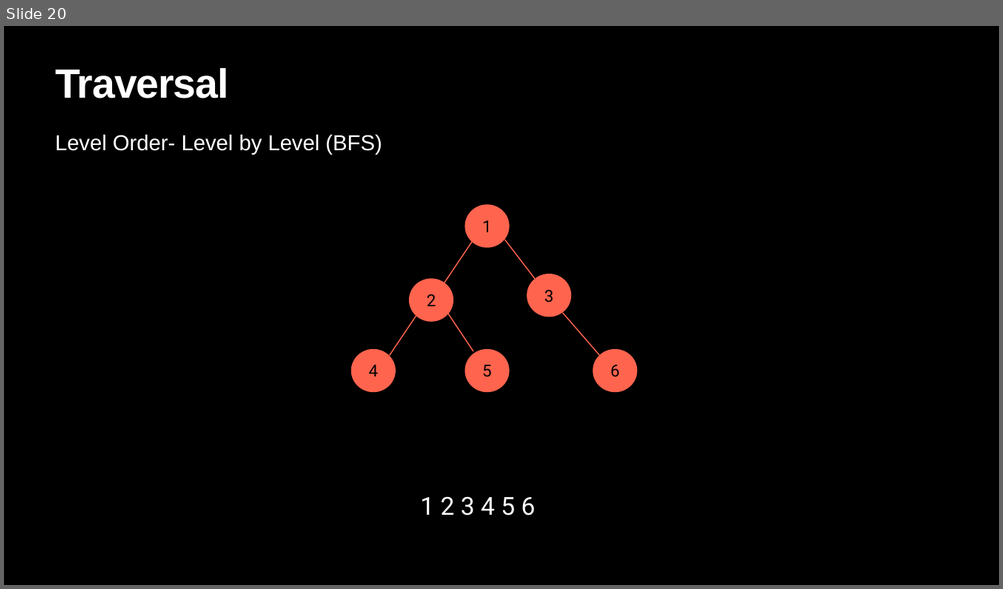
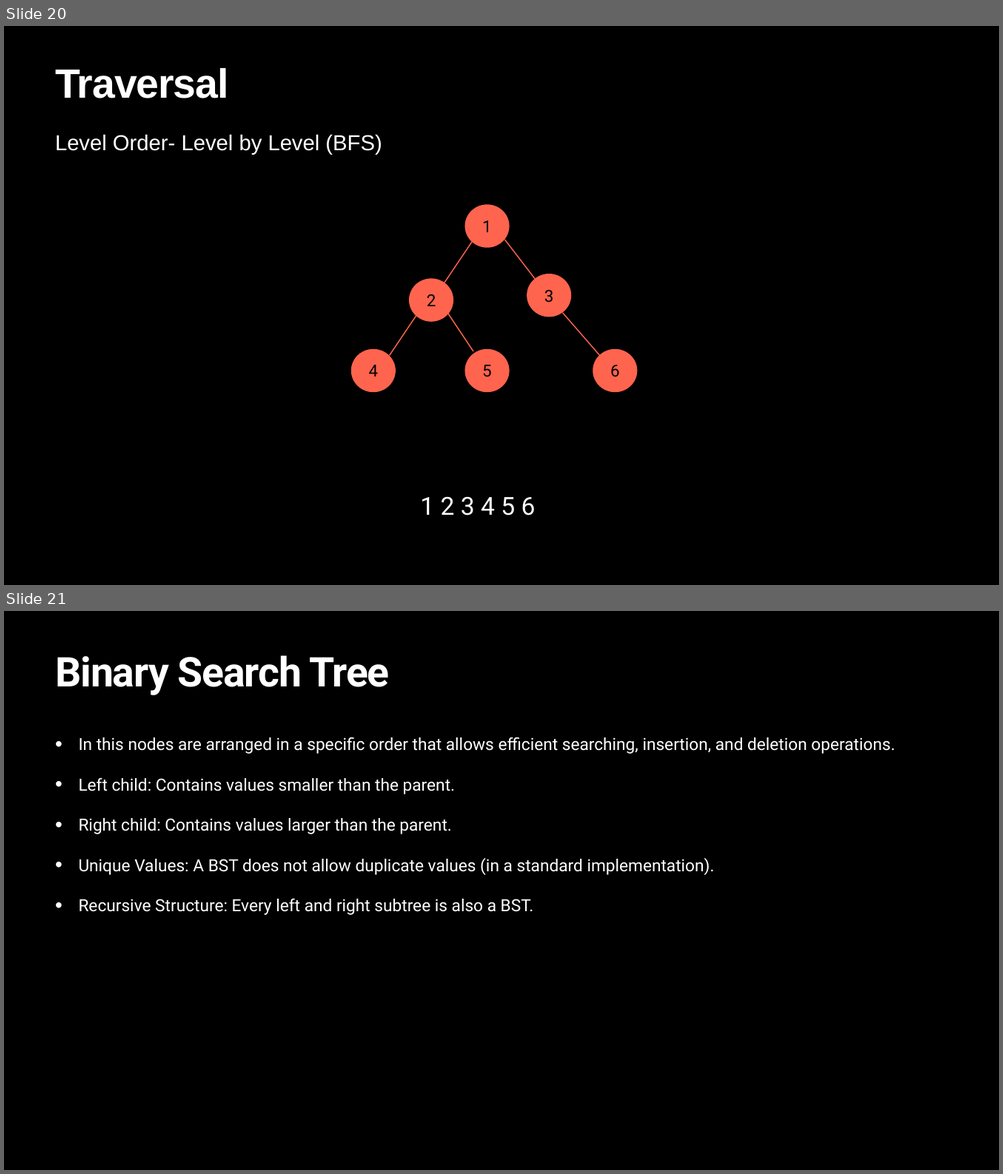
Before and after one commit to LearnCodeWithDurgesh/YouTube-DSA-Series, a slide deck: Tree Types.pptx. Shown one above the other, each under a label of ours: slide 20 before the commit, slides 20 and 21 after it. The pictures are 1003x589 and 1003x1174 pixels, drawn with LibreOffice and Linux fonts; fonts in the diff are those of the drawing; background and template pictures are left out. Boxes give left, top, right and bottom in pixels: in the first picture for what was removed or moved away, otherwise in the second. Text is boxed around its words. In the diff, an @@ line names an element or a change of style, - is before the commit and + after.

Commit message:
Bst implementation

```diff
--- a/Tree Types.pptx
+++ b/Tree Types.pptx
@@ slide 21 added at [4,611,999,1170], background picture (left out) @@
@@ title added at [55,655,390,695], 79 pt, text #FFFFFF, bold @@
+Binary Search Tree
@@ text added at [79,737,894,915], 32.4 pt, text #FFFFFF @@
+• In this nodes are arranged in a specific order that allows efficient searching, insertion, and deletion operations.
+• Left child: Contains values smaller than the parent.
+• Right child: Contains values larger than the parent.
+• Unique Values: A BST does not allow duplicate values (in a standard implementation).
+• Recursive Structure: Every left and right subtree is also a BST.
```
Also in this commit, not shown: 2 slides changed, 2 other slides added, 7 other files.
